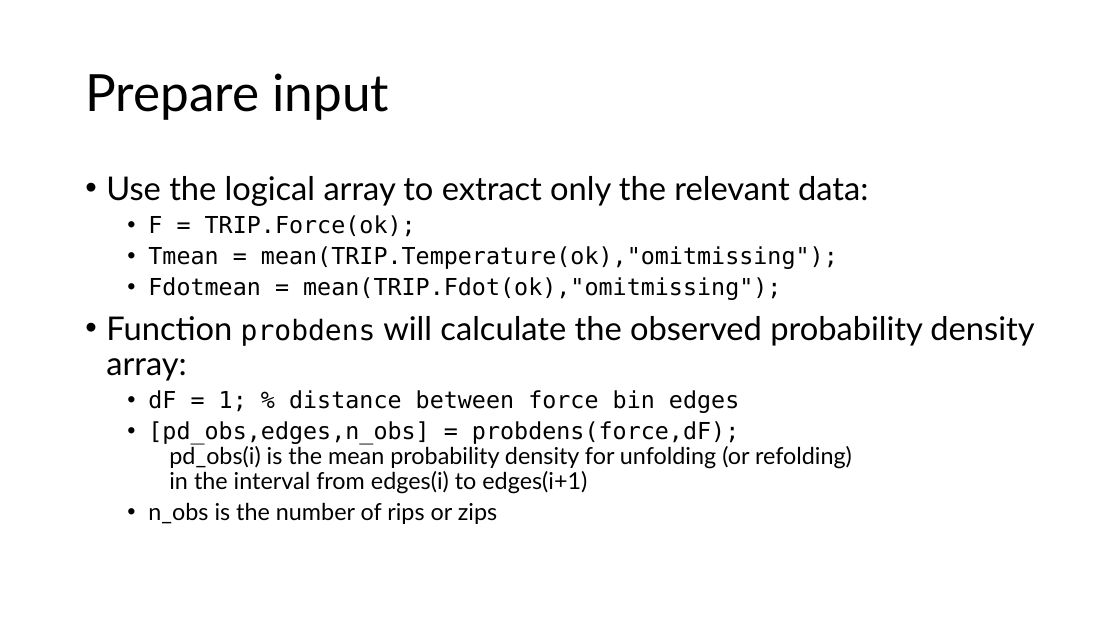
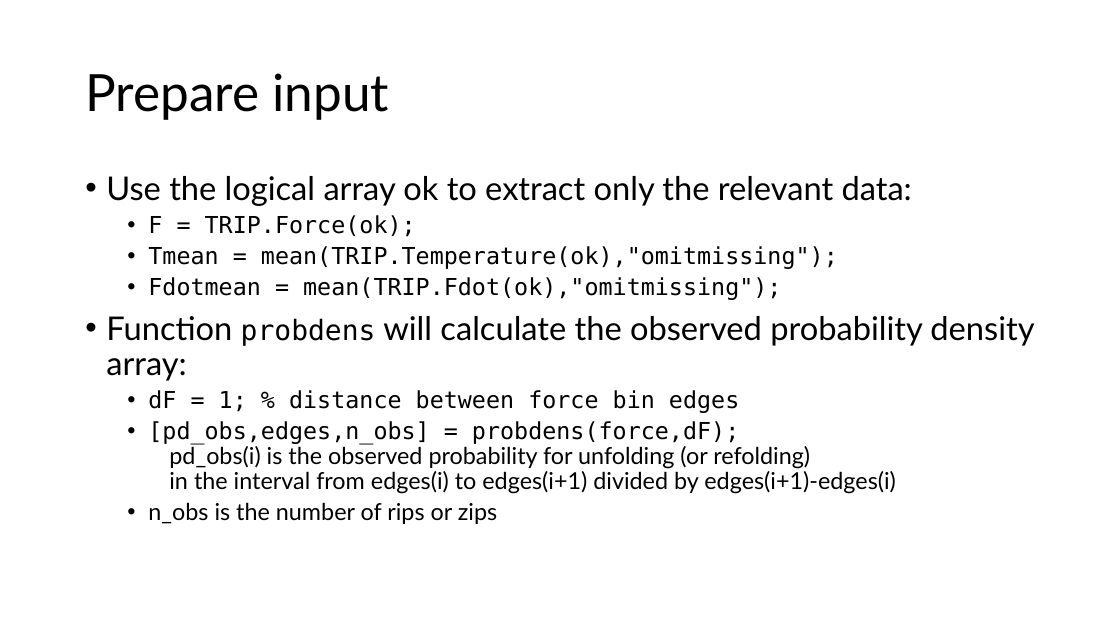
Before and after one commit to are-mj/OpticalTweezers, a slide deck: slide 20 of Summer school 2024/Fitting models to experiment.pptx (slide 19 before the commit). Drawn at 1120x630 pixels with LibreOffice and Linux fonts; fonts in the diff are those of the drawing. Boxes give left, top, right and bottom in pixels: in the first picture for what was removed or moved away, otherwise in the second. Text is boxed around its words. In the diff, an @@ line names an element or a change of style, - is before the commit and + after.

```diff
--- a/Summer school 2024/Fitting models to experiment.pptx
+++ b/Summer school 2024/Fitting models to experiment.pptx
@@ text at (106, 176, 912, 206): text changed @@
-• Use the logical array to extract only the relevant data:
+• Use the logical array ok to extract only the relevant data:
@@ text at (148, 421, 896, 494): text changed @@
-  • [pd_obs,edges,n_obs] = probdens(force,dF);
-    pd_obs(i) is the mean probability density for unfolding (or refolding)
-    in the interval from edges(i) to edges(i+1)
+  • [pd_obs,edges,n_obs] = probdens(force,dF);
+    pd_obs(i) is the observed probability for unfolding (or refolding)
+    in the interval from edges(i) to edges(i+1) divided by edges(i+1)-edges(i)
```
Also in this commit, not shown: 4 other slides changed, 1 slide added, 1 other file.
